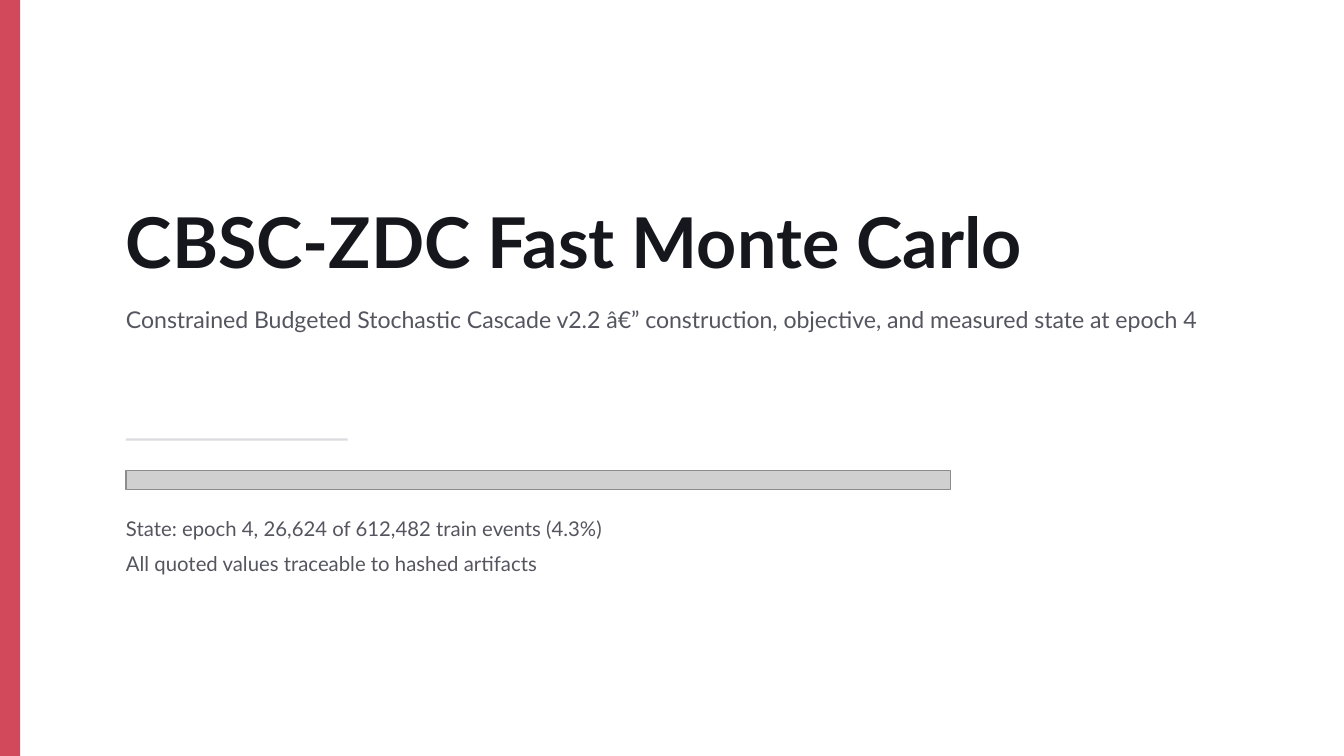
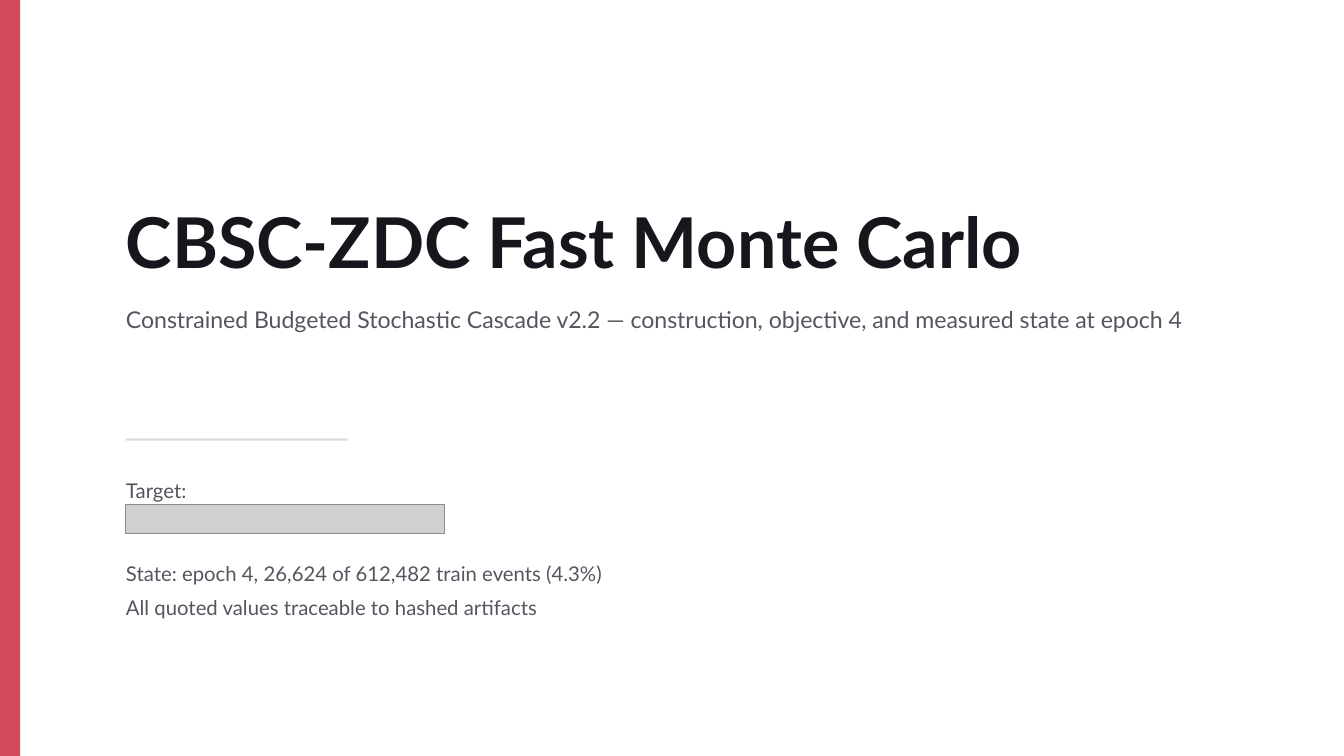
Before and after one commit to JulianAttemptsCoding/Fast-MC-CBSC, a slide deck: slide 1 of exhibition/c2st_20260728/CBSC_ZDC_FastMC_overview.pptx. Drawn at 1344x756 pixels with LibreOffice and Linux fonts; fonts in the diff are those of the drawing; grey boxes stand for pictures. Boxes give left, top, right and bottom in pixels: in the first picture for what was removed or moved away, otherwise in the second. Text is boxed around its words. In the diff, an @@ line names an element or a change of style, - is before the commit and + after.

```diff
--- a/exhibition/c2st_20260728/CBSC_ZDC_FastMC_overview.pptx
+++ b/exhibition/c2st_20260728/CBSC_ZDC_FastMC_overview.pptx
@@ text at [126, 311, 1182, 332]: text changed @@
-Constrained Budgeted Stochastic Cascade v2.2 â€” construction, objective, and measured state at epoch 4
+Constrained Budgeted Stochastic Cascade v2.2 — construction, objective, and measured state at epoch 4
@@ picture removed at [126, 471, 951, 489] @@
@@ text added at [126, 483, 186, 502], 14.5 pt, text #555560 @@
+Target:
@@ picture added at [126, 505, 445, 534] @@
@@ text "State: epoch 4, 26,624 of ...": place and size @@
-text "State: epoch 4, 26,624 of ..." at [126, 520, 602, 540]
+text "State: epoch 4, 26,624 of ..." at [126, 565, 602, 585]
@@ text "All quoted values traceable to ...": place and size @@
-text "All quoted values traceable to ..." at [126, 556, 537, 575]
+text "All quoted values traceable to ..." at [126, 600, 537, 619]
```
Also in this commit, not shown: 18 other slides changed, 22 slides added, 18 slides removed, 12 other files.
